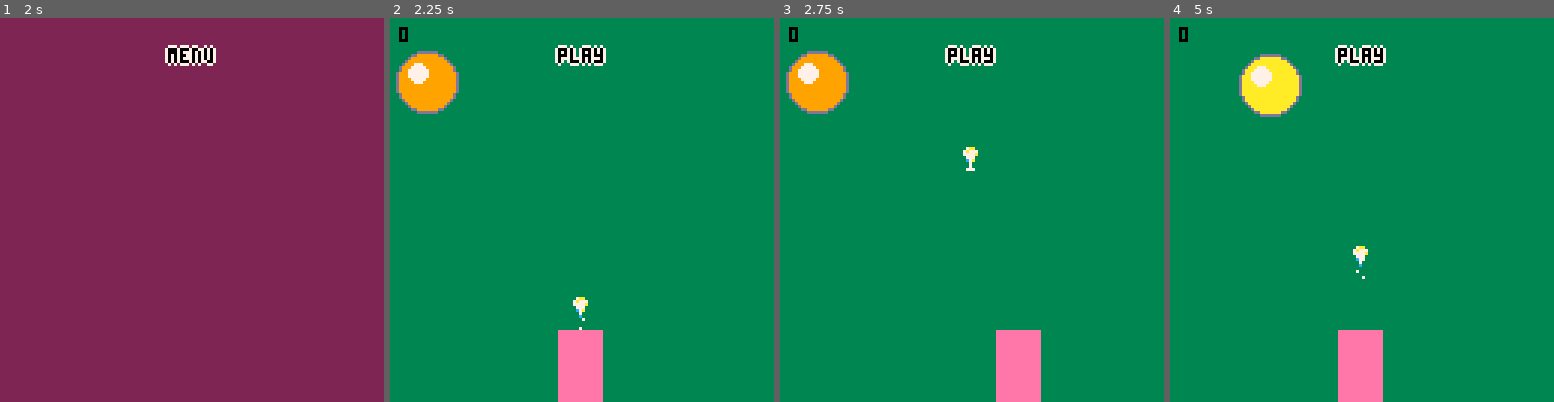
Above: before the commit, frames 1-4 (left to right).
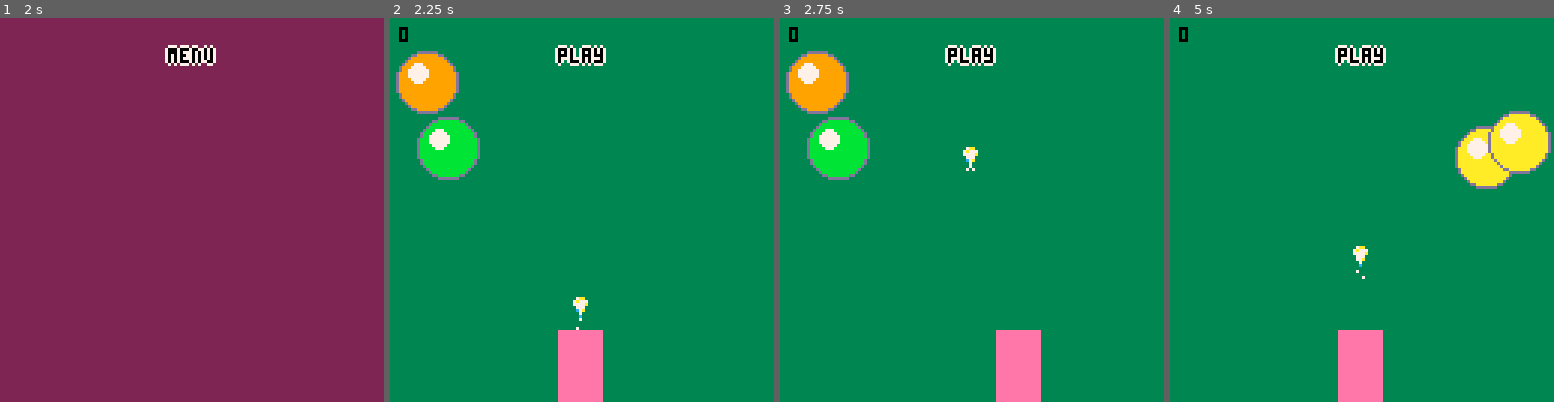
Above: after the commit, the same moments.

Repository: escargames/Anthrax
Game: PICO-8 cartridge Anthrax.p8
Same seed, same stepped clock (60 frames per second), same inputs: the game is played once before the commit and once after it.
Inputs:
- Up to frame 1 (2 s): hold Right from 1.6 s (still down)
- Up to frame 2 (2.25 s): release Right at 2.1 s; hold Up from 2.15 s (still down)
- Up to frame 3 (2.75 s): release Up at 2.42 s; hold Right from 2.47 s (still down)
- Up to frame 4 (5 s): release Right at 3.03 s; hold Left 3.08-3.58 s; hold Down 3.63-3.97 s; hold Right 4.02-4.68 s; hold Up from 4.73 s (still down)

Frame 1 is identical in both runs. In frame 2, 2.2% of the frame differs, in the area x 7-51%, y 25-82%; in frame 3, 2.1%; in frame 4, 5.7%, in the area x 17-100%, y 9-64%.

Commit message:
Play sfx when a ball hits the player.

Diff:
--- a/Anthrax.p8
+++ b/Anthrax.p8
@@ -71,6 +71,7 @@
     sc = 0
     ball_list = {}
     shot_list = {}
+    add_ball()
     add_ball()
     player = {
         x = 56,
@@ -150,6 +151,11 @@
             b.vy = - b.vy
             b.y -= 2*(b.y + b.r - 128)
             sfx(2)
+        end
+        -- collision with player
+        local dx, dy = b.x - player.x - 8, b.y - player.y - 12
+        if abs(dx) < b.r + 4 and abs(dy) < b.r then
+            sfx(7)
         end
     end)
 end
Not shown, changed: the sound effects (__sfx__) section of Anthrax.p8
